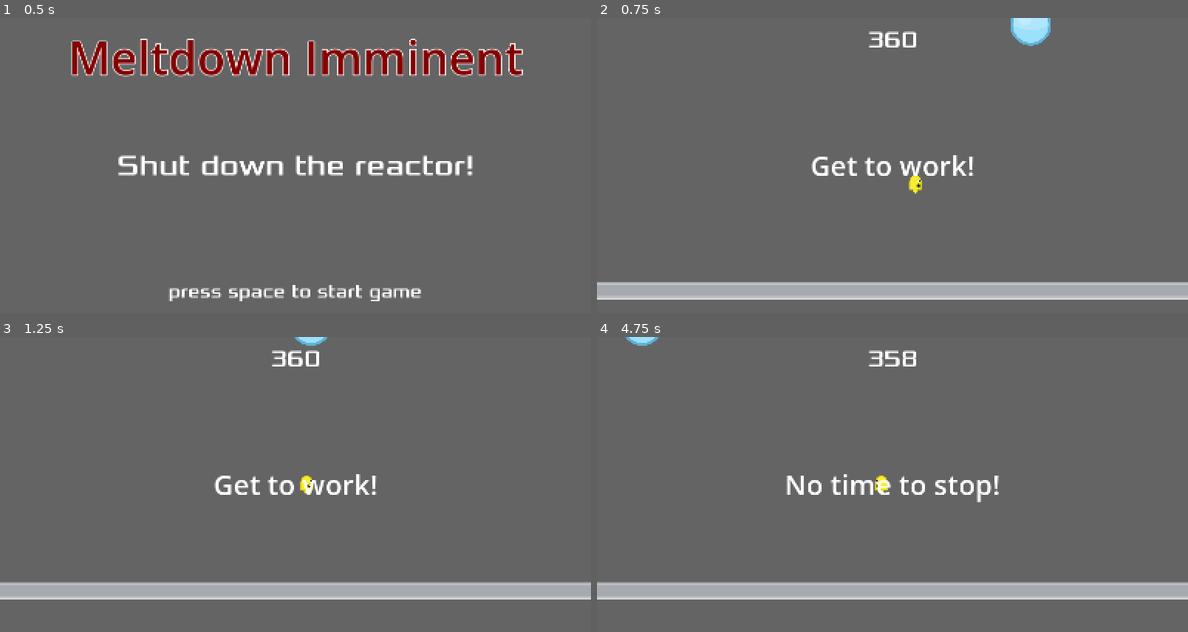
Above: before the commit, frames 1-4 (two rows, left to right).
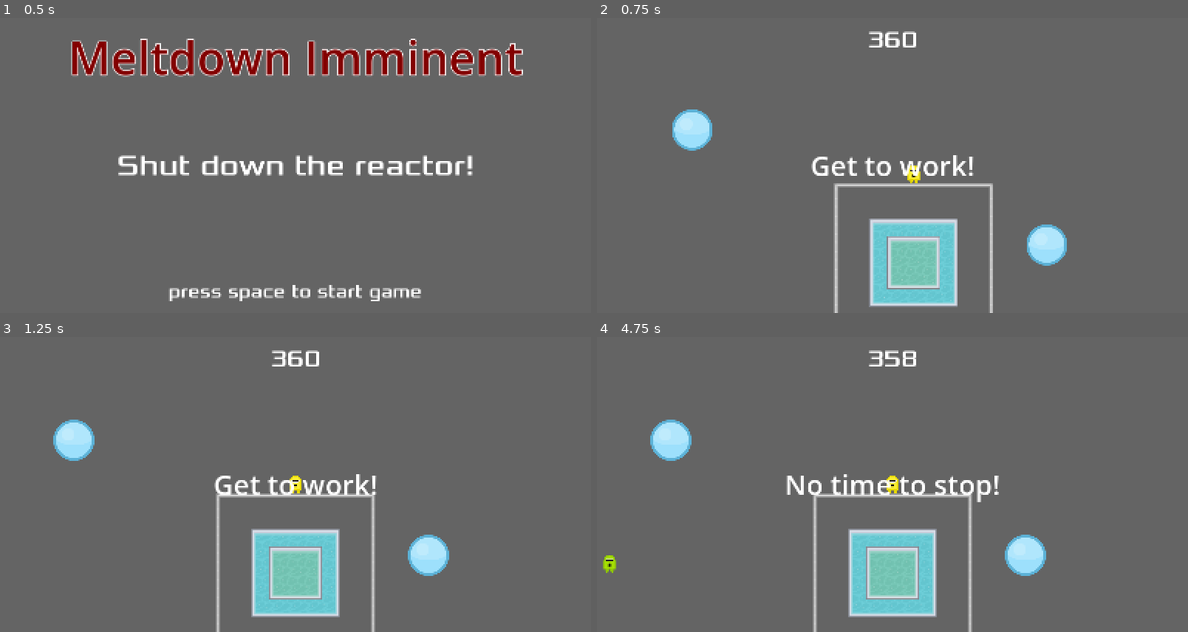
Above: after the commit, the same moments.

Repository: zabuuq/imminent-meltdown
Game: Godot game, scene res://scenes/start_screen.tscn
Two runs of this game, one before a commit and one after it. Both use one fixed random seed, a clock stepped at 60 frames per second and the inputs below.
Inputs:
- Up to frame 1 (0.5 s): no input
- Up to frame 2 (0.75 s): tap Space (start_game) at 0.5, 0.6 s; hold Right (move_right) from 0.53 s (still down)
- Up to frame 3 (1.25 s): keep holding Right (move_right); tap Enter (ui_accept) at 0.77 s
- Up to frame 4 (4.75 s): tap Space (start_game) every 0.75 s from 1.35 to 4.35 s; tap Enter (ui_accept) at 1.52, 3.02, 3.77, 4.52 s; release Right (move_right) at 2.03 s; hold Left (move_left) 2.03-2.78 s; hold Right (move_right) 2.78-4.28 s; hold Left (move_left) from 4.28 s (still down)

Frame 1 is identical in both runs. In frame 2, 13% of the frame differs, in the area x 0-100%, y 0-100%; in frame 3, 12%; in frame 4, 12%.

Commit message:
Change player node to a CharacterBody2D

Diff:
--- a/scenes/main.gd
+++ b/scenes/main.gd
@@ -25,7 +25,7 @@
 
 func new_game():
 	score = 360
-	$Player.start($StartPosition.position)
+	$Player.start()
 	$StartTimer.start()
 	$HUD.update_score(score)
 	#$HUD.show_message("Get to work!")
--- a/scenes/main.tscn
+++ b/scenes/main.tscn
@@ -1624,8 +1624,6 @@
 format = 2
 layer_0/tile_data = PackedInt32Array(-1, 1310721, 2, -65536, 1179649, 2, -65535, 1179649, 2, -65534, 1179649, 2, -65533 …(7357 unchanged characters)…
 
-[node name="Player" parent="." unique_id=523124371 instance=ExtResource("1_ig7tw")]
-
 [node name="ScoreTimer" type="Timer" parent="." unique_id=336445374]
 
 [node name="StartTimer" type="Timer" parent="." unique_id=2123641215]
@@ -1634,9 +1632,6 @@
 
 [node name="RWMobTimer" type="Timer" parent="." unique_id=317644707]
 wait_time = 2.0
-
-[node name="StartPosition" type="Marker2D" parent="." unique_id=1972644690]
-position = Vector2(464, 712)
 
 [node name="HUD" parent="." unique_id=714225299 instance=ExtResource("4_1bvp3")]
 
@@ -1688,7 +1683,8 @@
 position = Vector2(803.00006, 811)
 scale = Vector2(5.5, 0.5)
 
-[connection signal="hit" from="Player" to="." method="game_over"]
+[node name="Player" parent="." unique_id=1618940360 instance=ExtResource("1_ig7tw")]
+
 [connection signal="timeout" from="ScoreTimer" to="." method="_on_score_timer_timeout"]
 [connection signal="timeout" from="StartTimer" to="." method="_on_start_timer_timeout"]
 [connection signal="timeout" from="RWMobTimer" to="." method="_on_rw_mob_timer_timeout"]
--- a/scenes/player.gd
+++ b/scenes/player.gd
@@ -1,87 +1,11 @@
-extends Area2D
-
-signal hit
-
-@export var speed = 400 # How fast the player will move (pixels/sec)
-var screen_size # Size of the game window
+extends CharacterBody2D
 
 # Called when the node enters the scene tree for the first time.
 func _ready():
-	screen_size = get_viewport_rect().size
-	add_to_group("player")
-	hide() #hides the player when the game starts
-	$BlueCircle.hide()
+	pass
 
-# Called every frame. 'delta' is the elapsed time since the previous frame.
-# func _process(delta: float) -> void:
-#	pass
+func _process(delta: float) -> void:
+	pass
 
-var velocity = Vector2.ZERO # The player's movement vector. Use this when you want the player always move
-
-func _process(delta: float):
-	#var velocity = Vector2.ZERO # The player's movement vector. Use this when you want the player to stop when not pressing a button
-	if Input.is_action_pressed("move_right"):
-		velocity.x += 400 #Use 1 when velocity inside loop, 400 when outside
-		velocity.y = 0
-	if Input.is_action_pressed("move_left"):
-		velocity.x -= 400 #Use 1 when velocity inside loop, 400 when outside
-		velocity.y = 0
-	if Input.is_action_pressed("move_down"):
-		velocity.y += 400 #Use 1 when velocity inside loop, 400 when outside
-		velocity.x = 0
-	if Input.is_action_pressed("move_up"):
-		velocity.y -= 400 #Use 1 when velocity inside loop, 400 when outside
-		velocity.x = 0
-	#velocity & position printed for troubleshooting purposes
-	#print(velocity)
-	#print(position)
-
-	if velocity.length() > 0:
-		velocity = velocity.normalized() * speed
-		$AnimatedSprite2D.play()
-	else:
-		$AnimatedSprite2D.stop()
-
-	position += velocity * delta
-	position = position.clamp(Vector2.ZERO, screen_size)
-	#if position.x >= 2400:
-	#	velocity = -velocity
-	#if position.x <= 0:
-	#	velocity = -velocity
-	#if position.y >= 2400:
-	#	velocity = -velocity
-	#if position.y <= 0:
-	#	velocity = -velocity
-
-#	# Never flip the sprite vertically
-	$AnimatedSprite2D.flip_v = false
-
-	if velocity.x != 0:
-		$AnimatedSprite2D.animation = "vertical"
-		$AnimatedSprite2D.flip_h = velocity.x < 0
-	elif velocity.y != 0:
-		$AnimatedSprite2D.animation = "down" if velocity.y > 0 else "up"
-
-func _on_body_entered(_body):
-	#hide() # Player disappears after being hit.
-	#hit.emit()
-	# Must be deferred as we can't change physics properties on a physics callback
-	#$CollisionShape2D.set_deferred("disabled", true)
-	if _body.is_in_group("hazard"):
-		hide()
-		hit.emit()
-		velocity = Vector2.ZERO
-		$CollisionShape2D.set_deferred("disabled", true)
-	elif _body.is_in_group("wall"):
-		# Push player back (simple wall behavior)
-		#position -= velocity * 0.01
-		#velocity = Vector2.ZERO
-		velocity = -velocity
-	elif _body.is_in_group("ball"):
-		$BlueCircle.show()
-
-
-func start(pos):
-	position = pos
-	show()
-	$CollisionShape2D.disabled = false
+func start():
+	position = $StartPosition.position
--- a/scenes/player.tscn
+++ b/scenes/player.tscn
@@ -10,9 +10,8 @@
 [ext_resource type="Texture2D" uid="uid://df86oa4a7g5hh" path="res://art/character-backward-2.png" id="6_ivps1"]
 [ext_resource type="Texture2D" uid="uid://bmnvhjckg02xg" path="res://art/character-horizontal-3.png" id="6_nvl01"]
 [ext_resource type="Texture2D" uid="uid://mxja51qss1cy" path="res://art/character-backward-3.png" id="7_urp6f"]
-[ext_resource type="Texture2D" uid="uid://cfoxv04linxbr" path="res://art/BlueCircle.png" id="11_d2wvv"]
 
-[sub_resource type="SpriteFrames" id="SpriteFrames_ivps1"]
+[sub_resource type="SpriteFrames" id="SpriteFrames_ur7pv"]
 animations = [{
 "frames": [{
 "duration": 1.0,
@@ -66,32 +65,25 @@
 "speed": 5.0
 }]
 
-[sub_resource type="CapsuleShape2D" id="CapsuleShape2D_urp6f"]
+[sub_resource type="CapsuleShape2D" id="CapsuleShape2D_y4r1p"]
 radius = 6.0
 height = 16.0
 
-[node name="Player" type="Area2D" unique_id=1393093222 groups=["player"]]
+[node name="Player" type="CharacterBody2D" unique_id=1618940360]
 script = ExtResource("1_1jxqw")
-speed = 200
-metadata/_edit_group_ = true
 
-[node name="AnimatedSprite2D" type="AnimatedSprite2D" parent="." unique_id=756935328]
+[node name="AnimatedSprite2D" type="AnimatedSprite2D" parent="." unique_id=1632457080]
 scale = Vector2(0.25, 0.25)
-sprite_frames = SubResource("SpriteFrames_ivps1")
+sprite_frames = SubResource("SpriteFrames_ur7pv")
 animation = &"down"
 
-[node name="CollisionShape2D" type="CollisionShape2D" parent="." unique_id=1038961728]
-shape = SubResource("CapsuleShape2D_urp6f")
+[node name="CollisionShape2D" type="CollisionShape2D" parent="." unique_id=2100048383]
+shape = SubResource("CapsuleShape2D_y4r1p")
 
-[node name="Camera2D" type="Camera2D" parent="." unique_id=887225263]
+[node name="Camera2D" type="Camera2D" parent="." unique_id=1504412885]
 zoom = Vector2(3, 3)
 position_smoothing_enabled = true
 position_smoothing_speed = 15.0
 
-[node name="BlueCircle" type="Sprite2D" parent="." unique_id=276915962]
-position = Vector2(-5, 0)
-scale = Vector2(0.05, 0.05)
-texture = ExtResource("11_d2wvv")
-
-[connection signal="body_entered" from="." to="." method="_on_body_entered"]
-[connection signal="hit" from="." to="." method="game_over"]
+[node name="StartPosition" type="Marker2D" parent="." unique_id=1006960751]
+position = Vector2(808, 328)
--- /dev/null
+++ b/scenes/player_old.gd
@@ -0,0 +1,87 @@
+extends Area2D
+
+signal hit
+
+@export var speed = 400 # How fast the player will move (pixels/sec)
+var screen_size # Size of the game window
+
+# Called when the node enters the scene tree for the first time.
+func _ready():
+	screen_size = get_viewport_rect().size
+	add_to_group("player")
+	hide() #hides the player when the game starts
+	$BlueCircle.hide()
+
+# Called every frame. 'delta' is the elapsed time since the previous frame.
+# func _process(delta: float) -> void:
+#	pass
+
+var velocity = Vector2.ZERO # The player's movement vector. Use this when you want the player always move
+
+func _process(delta: float):
+	#var velocity = Vector2.ZERO # The player's movement vector. Use this when you want the player to stop when not pressing a button
+	if Input.is_action_pressed("move_right"):
+		velocity.x += 400 #Use 1 when velocity inside loop, 400 when outside
+		velocity.y = 0
+	if Input.is_action_pressed("move_left"):
+		velocity.x -= 400 #Use 1 when velocity inside loop, 400 when outside
+		velocity.y = 0
+	if Input.is_action_pressed("move_down"):
+		velocity.y += 400 #Use 1 when velocity inside loop, 400 when outside
+		velocity.x = 0
+	if Input.is_action_pressed("move_up"):
+		velocity.y -= 400 #Use 1 when velocity inside loop, 400 when outside
+		velocity.x = 0
+	#velocity & position printed for troubleshooting purposes
+	#print(velocity)
+	#print(position)
+
+	if velocity.length() > 0:
+		velocity = velocity.normalized() * speed
+		$AnimatedSprite2D.play()
+	else:
+		$AnimatedSprite2D.stop()
+
+	position += velocity * delta
+	position = position.clamp(Vector2.ZERO, screen_size)
+	#if position.x >= 2400:
+	#	velocity = -velocity
+	#if position.x <= 0:
+	#	velocity = -velocity
+	#if position.y >= 2400:
+	#	velocity = -velocity
+	#if position.y <= 0:
+	#	velocity = -velocity
+
+#	# Never flip the sprite vertically
+	$AnimatedSprite2D.flip_v = false
+
+	if velocity.x != 0:
+		$AnimatedSprite2D.animation = "vertical"
+		$AnimatedSprite2D.flip_h = velocity.x < 0
+	elif velocity.y != 0:
+		$AnimatedSprite2D.animation = "down" if velocity.y > 0 else "up"
+
+func _on_body_entered(_body):
+	#hide() # Player disappears after being hit.
+	#hit.emit()
+	# Must be deferred as we can't change physics properties on a physics callback
+	#$CollisionShape2D.set_deferred("disabled", true)
+	if _body.is_in_group("hazard"):
+		hide()
+		hit.emit()
+		velocity = Vector2.ZERO
+		$CollisionShape2D.set_deferred("disabled", true)
+	elif _body.is_in_group("wall"):
+		# Push player back (simple wall behavior)
+		#position -= velocity * 0.01
+		#velocity = Vector2.ZERO
+		velocity = -velocity
+	elif _body.is_in_group("ball"):
+		$BlueCircle.show()
+
+
+func start(pos):
+	position = pos
+	show()
+	$CollisionShape2D.disabled = false
--- /dev/null
+++ b/scenes/player_old.tscn
@@ -0,0 +1,97 @@
+[gd_scene format=3 uid="uid://cpebqanbc00uj"]
+
+[ext_resource type="Script" uid="uid://bmigdhu1kjo70" path="res://scenes/player_old.gd" id="1_j1dyl"]
+[ext_resource type="Texture2D" uid="uid://druo3j8ih3v1t" path="res://art/character-forward-1.png" id="2_6p6e2"]
+[ext_resource type="Texture2D" uid="uid://drqf1v6h4hnof" path="res://art/character-forward-2.png" id="3_mo6r8"]
+[ext_resource type="Texture2D" uid="uid://bonhrcx1pqtoi" path="res://art/character-forward-3.png" id="4_kas7q"]
+[ext_resource type="Texture2D" uid="uid://bih04oo2sp5er" path="res://art/character-backward-1.png" id="5_8w3k4"]
+[ext_resource type="Texture2D" uid="uid://df86oa4a7g5hh" path="res://art/character-backward-2.png" id="6_in680"]
+[ext_resource type="Texture2D" uid="uid://mxja51qss1cy" path="res://art/character-backward-3.png" id="7_0j25v"]
+[ext_resource type="Texture2D" uid="uid://bdrogw101xbm2" path="res://art/character-horizontal-1.png" id="8_s3js2"]
+[ext_resource type="Texture2D" uid="uid://ckesn2d8o1wcv" path="res://art/character-horizontal-2.png" id="9_7y3f1"]
+[ext_resource type="Texture2D" uid="uid://bmnvhjckg02xg" path="res://art/character-horizontal-3.png" id="10_y4tsi"]
+[ext_resource type="Texture2D" uid="uid://cfoxv04linxbr" path="res://art/BlueCircle.png" id="11_klxs8"]
+
+[sub_resource type="SpriteFrames" id="SpriteFrames_ivps1"]
+animations = [{
+"frames": [{
+"duration": 1.0,
+"texture": ExtResource("2_6p6e2")
+}, {
+"duration": 1.0,
+"texture": ExtResource("3_mo6r8")
+}, {
+"duration": 1.0,
+"texture": ExtResource("2_6p6e2")
+}, {
+"duration": 1.0,
+"texture": ExtResource("4_kas7q")
+}],
+"loop": true,
+"name": &"down",
+"speed": 5.0
+}, {
+"frames": [{
+"duration": 1.0,
+"texture": ExtResource("5_8w3k4")
+}, {
+"duration": 1.0,
+"texture": ExtResource("6_in680")
+}, {
+"duration": 1.0,
+"texture": ExtResource("5_8w3k4")
+}, {
+"duration": 1.0,
+"texture": ExtResource("7_0j25v")
+}],
+"loop": true,
+"name": &"up",
+"speed": 5.0
+}, {
+"frames": [{
+"duration": 1.0,
+"texture": ExtResource("8_s3js2")
+}, {
+"duration": 1.0,
+"texture": ExtResource("9_7y3f1")
+}, {
+"duration": 1.0,
+"texture": ExtResource("8_s3js2")
+}, {
+"duration": 1.0,
+"texture": ExtResource("10_y4tsi")
+}],
+"loop": true,
+"name": &"vertical",
+"speed": 5.0
+}]
+
+[sub_resource type="CapsuleShape2D" id="CapsuleShape2D_urp6f"]
+radius = 6.0
+height = 16.0
+
+[node name="Player" type="Area2D" unique_id=1393093222 groups=["player"]]
+script = ExtResource("1_j1dyl")
+speed = 200
+metadata/_edit_group_ = true
+
+[node name="AnimatedSprite2D" type="AnimatedSprite2D" parent="." unique_id=756935328]
+scale = Vector2(0.25, 0.25)
+sprite_frames = SubResource("SpriteFrames_ivps1")
+animation = &"down"
+
+[node name="CollisionShape2D" type="CollisionShape2D" parent="." unique_id=1038961728]
+shape = SubResource("CapsuleShape2D_urp6f")
+
+[node name="Camera2D" type="Camera2D" parent="." unique_id=887225263]
+zoom = Vector2(3, 3)
+position_smoothing_enabled = true
+position_smoothing_speed = 15.0
+
+[node name="BlueCircle" type="Sprite2D" parent="." unique_id=276915962]
+position = Vector2(-5, 0)
+scale = Vector2(0.05, 0.05)
+texture = ExtResource("11_klxs8")
+
+[connection signal="body_entered" from="." to="." method="_on_body_entered"]
+[connection signal="hit" from="." to="." method="game_over"]
Not shown: 1 places in scenes/main.tscn that only renumber resources
Not shown, changed: scenes/player.gd.uid
Not shown: 1 places in scenes/player.tscn that only renumber resources
Not shown, added: scenes/player_old.gd.uid
